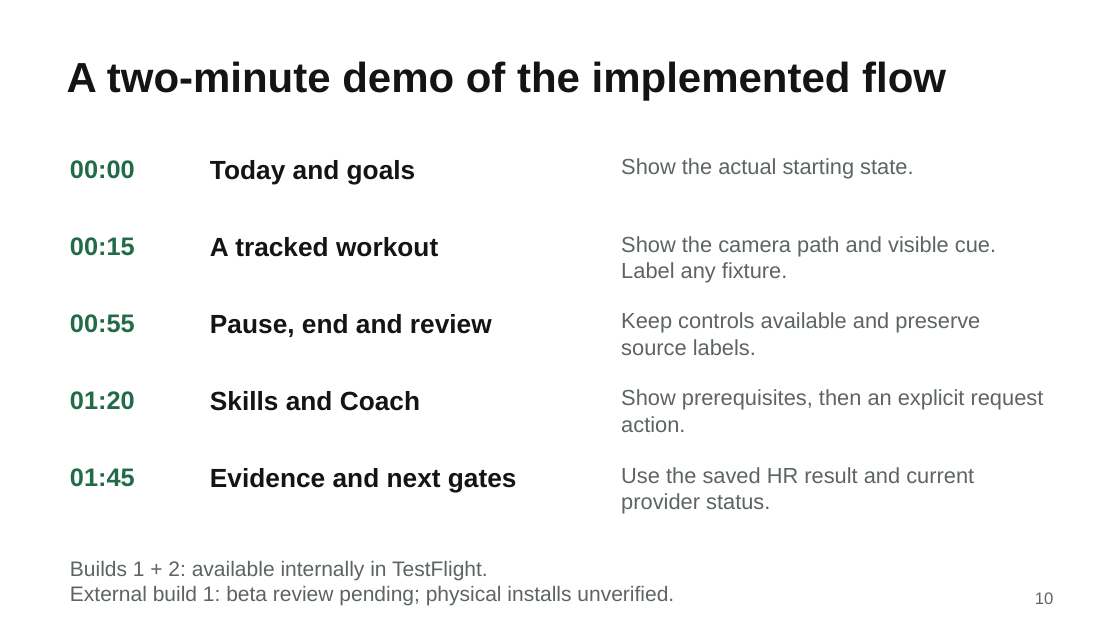
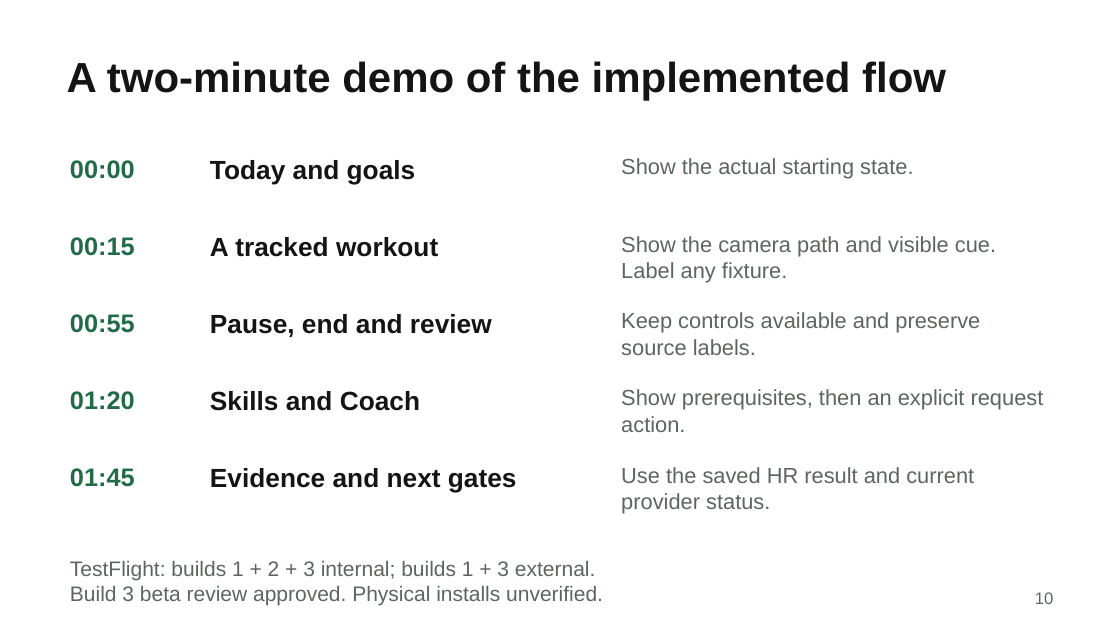
Before and after one commit to NakkiV7/oxhack-team, a slide deck: slide 10 of presentation/output/spottr-judges.pptx. Drawn at 1120x630 pixels with LibreOffice and Linux fonts; fonts in the diff are those of the drawing. Boxes give left, top, right and bottom in pixels: in the first picture for what was removed or moved away, otherwise in the second. Text is boxed around its words. In the diff, an @@ line names an element or a change of style, - is before the commit and + after.

Commit message:
Refresh judges deck for approved external build 3

```diff
--- a/presentation/output/spottr-judges.pptx
+++ b/presentation/output/spottr-judges.pptx
@@ text at [70, 561, 603, 606]: text changed @@
-Builds 1 + 2: available internally in TestFlight.
-External build 1: beta review pending; physical installs unverified.
+TestFlight: builds 1 + 2 + 3 internal; builds 1 + 3 external.
+Build 3 beta review approved. Physical installs unverified.
```
Also in this commit, not shown: 12 other files.
